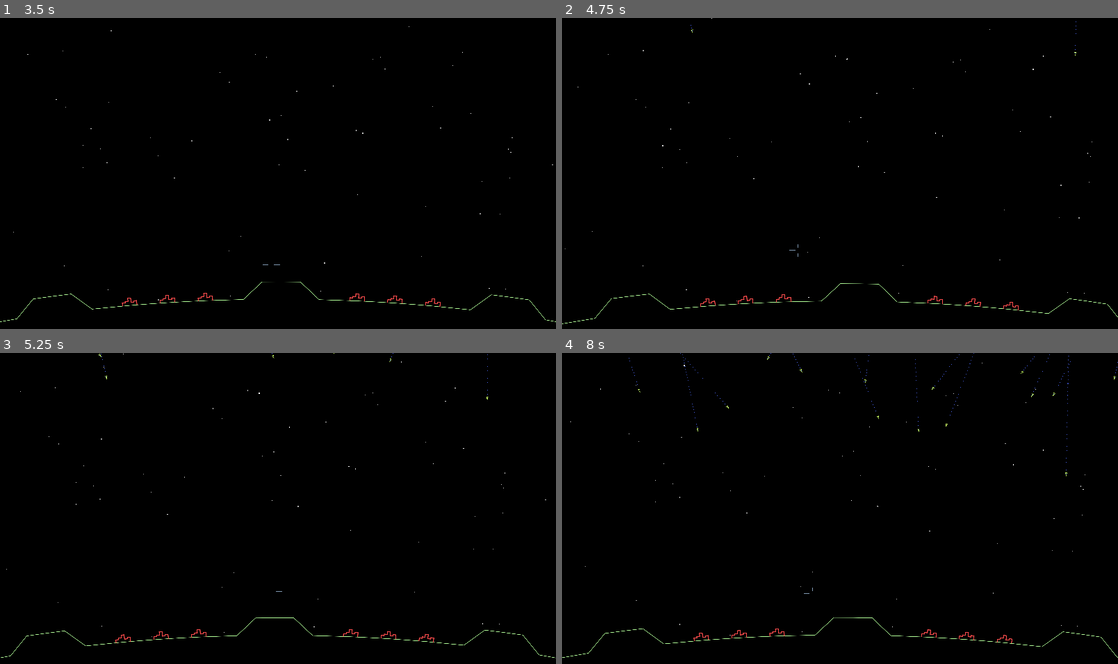
Above: before the commit, frames 1-4 (two rows, left to right).
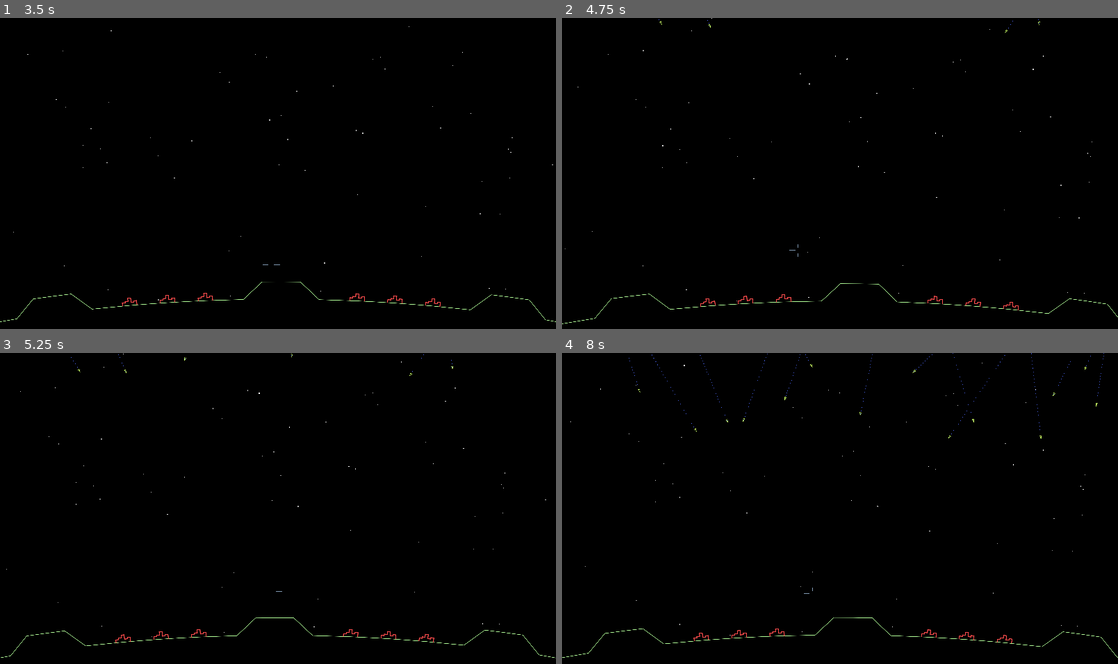
Above: after the commit, the same moments.

Repository: tartley/missile-commander
Game: Godot game, scene res://main.tscn
The game is run twice, just before and just after one commit, with the same random seed, the same clock (stepped at 60 frames per second) and the same inputs.
Inputs (mouse positions are in pixels of both pictures, inside the frame that each line leads up to):
- Up to frame 1 (3.5 s): tap Enter at 0.5, 2 s; move the mouse to (305, 173) at 0.52 s; tap Space at 1.25, 2.75 s; move the mouse to (250, 176) at 1.27 s; move the mouse to (289, 167) at 2.02 s; move the mouse to (272, 179) at 2.77 s
- Up to frame 2 (4.75 s): tap Enter at 3.5 s; move the mouse to (878, 176) at 3.52 s; move the mouse to (795, 170) at 4.27 s
- Up to frame 3 (5.25 s): tap Space at 5 s; move the mouse to (283, 508) at 5.02 s
- Up to frame 4 (8 s): move the mouse to (817, 502) at 5.77 s; move the mouse to (867, 508) at 6.52 s; move the mouse to (812, 511) at 7.27 s

Frame 1 is identical in both runs. In frame 2, less than 0.1% of the frame differs, in the area x 17-93%, y 0-13%; in frame 3, less than 0.1%; in frame 4, 0.2%, in the area x 16-100%, y 0-40%.

Commit message:
Missiles collide with the rightmost hill
Still needs work.

Diff:
--- a/ground.gd
+++ b/ground.gd
@@ -22,11 +22,11 @@
     [PI / 2 - 44 * seg_ang, 0],
     [PI / 2 - 44 * seg_ang, RADIUS],
     [PI / 2 - 36 * seg_ang, RADIUS],
-    [PI / 2 - 28 * seg_ang, RADIUS],
-    [PI / 2 - 26 * seg_ang, RADIUS + HILL_HEIGHT, "gap"],
+    [PI / 2 - 28 * seg_ang, RADIUS, "gap", "hill1"],
+    [PI / 2 - 26 * seg_ang, RADIUS + HILL_HEIGHT, "gap", "hill1"],
     [PI / 2 - 24 * seg_ang, RADIUS + HILL_HEIGHT, "base"],
-    [PI / 2 - 22 * seg_ang, RADIUS + HILL_HEIGHT, "gap"],
-    [PI / 2 - 20 * seg_ang, RADIUS, "gap"],
+    [PI / 2 - 22 * seg_ang, RADIUS + HILL_HEIGHT, "gap", "hill1"],
+    [PI / 2 - 20 * seg_ang, RADIUS, "gap", "hill1"],
     [PI / 2 - 16 * seg_ang, RADIUS, "city"],
     [PI / 2 - 14 * seg_ang, RADIUS, "gap"],
     [PI / 2 - 12 * seg_ang, RADIUS, "city"],
@@ -56,18 +56,20 @@
 var cities : Array[Vector2] = []
 var bases : Array[Vector2] = []
 var gaps : Array[Vector2] = []
+var hill1 : Array[Vector2] = []
 
 func get_annotated_verts() -> Array:
     '''Return an array of annotated Vector2, ie. [ [ vector2, string ], ... ]'''
     var retval := []
     var vert:Vector2
-    var annotation:String
     for ap:Array in annotated_polars:
         vert = Vector2.from_angle(ap[0]) * ap[1]
-        annotation = ""
-        if len(ap) == 3:
-            annotation = ap[2]
-        retval.append([vert, annotation])
+        var annotations:Array[String] = []
+        for i in range(2, len(ap)):
+            annotations.append(ap[i])
+        retval.append([vert, annotations])
+    for item:Array in retval:
+        print(item)
     return retval
 
 func get_verts(annotated_verts:Array) -> Array[Vector2]:
@@ -78,18 +80,26 @@
 
 func get_annotation(annotated_verts:Array, annotation:String) -> Array[Vector2]:
     var retval:Array[Vector2] = []
+    var vector:Vector2
+    var annotations:Array[String]
     for av in annotated_verts:
-        if av[1] == annotation:
-            retval.append(av[0])
+        vector = av[0]
+        annotations = av[1]
+        if annotation in annotations:
+            retval.append(vector)
     return retval
 
 func set_up_collisions():
-    # TODO: Needs equivalent setting up in Missile,
-    # and then handlers for signals when they intersect.
-    var collision = CollisionShape2D.new()
-    collision.shape = CircleShape2D.new()
-    collision.shape.radius = RADIUS
-    add_child(collision)
+    # circle
+    var c1 = CollisionShape2D.new()
+    c1.shape = CircleShape2D.new()
+    c1.shape.radius = RADIUS
+    add_child(c1)
+    # hill 1
+    var c2 = CollisionShape2D.new()
+    c2.shape = ConvexPolygonShape2D.new()
+    c2.shape.points = hill1
+    add_child(c2)
 
 func _ready() -> void:
     var annotated_verts := get_annotated_verts()
@@ -97,6 +107,7 @@
     cities = get_annotation(annotated_verts, "city")
     bases = get_annotation(annotated_verts, "base")
     gaps = get_annotation(annotated_verts, "gap")
+    hill1 = get_annotation(annotated_verts, "hill1")
     set_up_collisions()
 
 func _draw():
Not shown, changed: README.md
